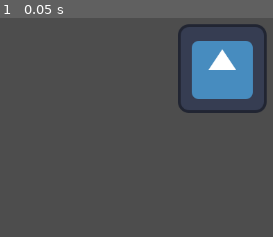
Above: before the commit, frame 1.
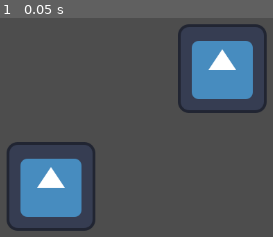
Above: after the commit, the same moment.

Repository: buzzman3111/TearingOfTheTapestry
Game: Godot game, scene res://maps/test_map.tscn
The game is run twice, just before and just after one commit, with the same random seed, the same clock (stepped at 60 frames per second) and the same inputs. The project has no main scene, so this scene is started directly. The engine's default icon, where the game draws it, is replaced by a stand-in: a white triangle on a blue panel in a dark square.
Inputs:
- Up to frame 1 (0.05 s): no input

The runs differ from the first frame. In frame 1, 7.7% of the frame differs, in the area x 2-35%, y 56-98%.

Commit message:
couch coop multiplayer inputs

Diff:
--- a/Tearing Of The Tapestry Folder/characters/players/character_base.gd
+++ b/Tearing Of The Tapestry Folder/characters/players/character_base.gd
@@ -1,4 +1,6 @@
 extends CharacterBody2D
+
+@export var player_index = 0
 
 # Replace with attack object
 @onready var ray_cast_2d: RayCast2D = $RayCast2D
@@ -11,6 +13,7 @@
 @export var DASH_COOLDOWN = 0.75
 @export var DASH_SPEED = 1000.0
 
+const DEADZONE = 0.5
 const ATTACK_DURATION = 0.1
 const DASH_DECAY = 2000
 
@@ -27,12 +30,18 @@
 
 func _physics_process(delta: float) -> void:
 	# Movement
-	# Gets the direction of the left joystick as a Vecctor2
-	var move_dir = Input.get_vector('left', 'right', 'up', 'down')
+	# Gets the direction of the left joystick
+	var move_dir_x = Input.get_joy_axis(player_index, 0)
+	var move_dir_y = Input.get_joy_axis(player_index, 1)
+	var move_dir = Vector2(move_dir_x, move_dir_y)
+	if move_dir.length() < DEADZONE: # This check adds some deadzone to the joystick
+		move_dir = Vector2.ZERO
 	var base_vel = move_dir * SPEED
 
+
 	# If we can dash and we press dash, we dash
-	if Input.is_action_just_pressed('dash') and CAN_DASH:
+	if (Input.is_joy_button_pressed(player_index, InputMapper.dash_button)
+	or (Input.get_joy_axis(player_index, InputMapper.dash_trigger) > 0)) and CAN_DASH:
 		CAN_DASH = false
 		_dash(move_dir)
 
@@ -45,23 +54,31 @@
 
 
 	# Attacks
-	# Gets direction of right joystick as Vector2
-	var aim_dir = Input.get_vector('aim_left', 'aim_right', 'aim_up', 'aim_down')
-	# This check adds some deadzone to the joystick to prevent unwanted turnarounds
-	if (aim_dir.length() > 0.3) and !IS_ATTACKING:
+	var aim_dir_x = Input.get_joy_axis(player_index, InputMapper.aim_x)
+	var aim_dir_y = Input.get_joy_axis(player_index, InputMapper.aim_y)
+	var aim_dir = Vector2(aim_dir_x, aim_dir_y)
+	if (aim_dir.length() > DEADZONE) and !IS_ATTACKING: # This check adds some deadzone to the joystick
 		ray_cast_2d.rotation = aim_dir.angle()
 
-	if Input.is_action_just_pressed('attack') and CAN_ATTACK:
+	if (Input.get_joy_axis(player_index, InputMapper.attack)) and CAN_ATTACK:
 		# CAN_ATTACK and IS_ATTACKING are separate so that we can prevent millisecond attacks
-		# and lock the attack direction while the attack is going off
-		# I'd like to get rid of IS_ATTACKING if possible cuz doing this for abilities will suck
+		# 		and lock the attack direction while the attack is going off
+		# I'd like to get rid of IS_ATTACKING if possible cuz doing this
+		# 		for abilities will suck to keep track of
 		CAN_ATTACK = false
 		IS_ATTACKING = true
 		_attack()
 
 
+func _attack():
+	_basic_attack()
+
+func _dash(move_dir):
+	_basic_dash(move_dir)
+
+
 # Handles basic attacks
-func _attack():
+func _basic_attack():
 	attack_sprite.visible = true
 	await get_tree().create_timer(ATTACK_DURATION).timeout
 
@@ -72,8 +89,8 @@
 	CAN_ATTACK = true
 
 
-# Handles dashes
-func _dash(move_dir: Vector2):
-	dash_vel = move_dir * DASH_SPEED
+# Handles basic dashes
+func _basic_dash(move_dir: Vector2):
+	dash_vel = move_dir.normalized() * DASH_SPEED
 	await get_tree().create_timer(DASH_COOLDOWN).timeout
 	CAN_DASH = true
--- /dev/null
+++ b/Tearing Of The Tapestry Folder/input_mapper.gd
@@ -0,0 +1,33 @@
+extends Node
+
+# So I'm sure there's a much better way to do this cuz we already have the input map from base Godot
+# 	but the method I used for handling multiple players (the player_index variable and the functions
+# 	Input.get_joy_axis and Input.is_joy_button_pressed) require numbered indicies instead of string
+# 	names like the built in mapper uses. Not to mention the version I have now distinguishes between
+# 	'axis' and 'button' which is what this script intends to simplify
+# The alternative is the 2nd thing I sent in the technical-jargon chanel in the discord, which just
+# 	fixes this exact problem as a built-in from the asset library.
+
+# Joy Button
+const dash_button = 0		# A button
+const ability_2 = 1			# B button
+const ability_1 = 2			# X button
+const ultimate = 3			# Y button
+
+const open_menu = 6			# Start menu
+const navigate_up = 11		# D-pad up
+const navigate_down = 12	# D-pad down
+const navigate_left = 13	# D-pad left
+const navigate_right = 14	# D-pad right
+
+const select_menu = 0	# Redundant but menu specific
+const navigate_back = 1	# Redundant but menu specific
+
+
+# Joy Axis
+const move_x = 0			# Left stick x-axis
+const move_y = 1			# Left stick y-axis
+const aim_x = 2				# Right stick x-axis
+const aim_y = 3				# Right stick y-axis
+const dash_trigger = 4		# Left trigger (yes, triggers have sensitivity)
+const attack = 5			# Right trigger (yes, triggers have sensitivity)
--- a/Tearing Of The Tapestry Folder/maps/test_map.tscn
+++ b/Tearing Of The Tapestry Folder/maps/test_map.tscn
@@ -6,3 +6,7 @@
 
 [node name="CharacterBase" parent="." instance=ExtResource("1_6slyc")]
 position = Vector2(593, 291)
+
+[node name="CharacterBase2" parent="." instance=ExtResource("1_6slyc")]
+position = Vector2(346, 461)
+player_index = 1
--- a/Tearing Of The Tapestry Folder/project.godot
+++ b/Tearing Of The Tapestry Folder/project.godot
@@ -13,6 +13,10 @@
 config/name="TearingOfTheTapestryFolder"
 config/features=PackedStringArray("4.5", "Forward Plus")
 config/icon="res://assets/art/icon.svg"
+
+[autoload]
+
+InputMapper="*res://input_mapper.gd"
 
 [input]
 
Not shown, added: Tearing Of The Tapestry Folder/input_mapper.gd.uid
